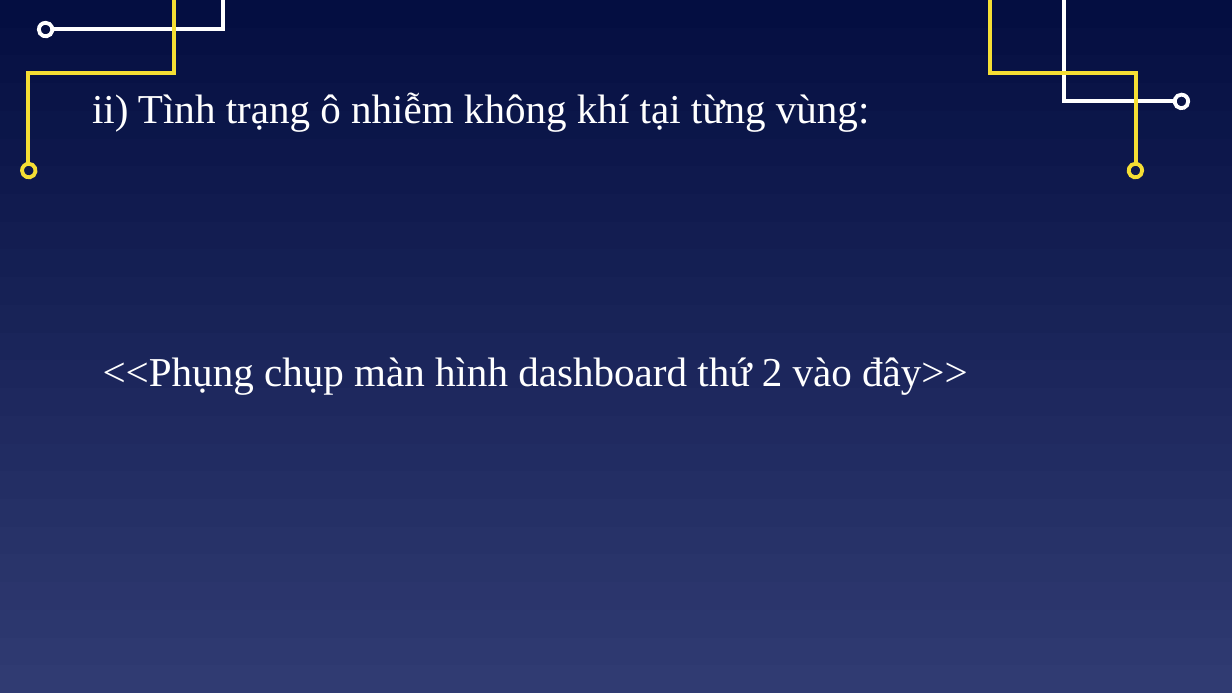
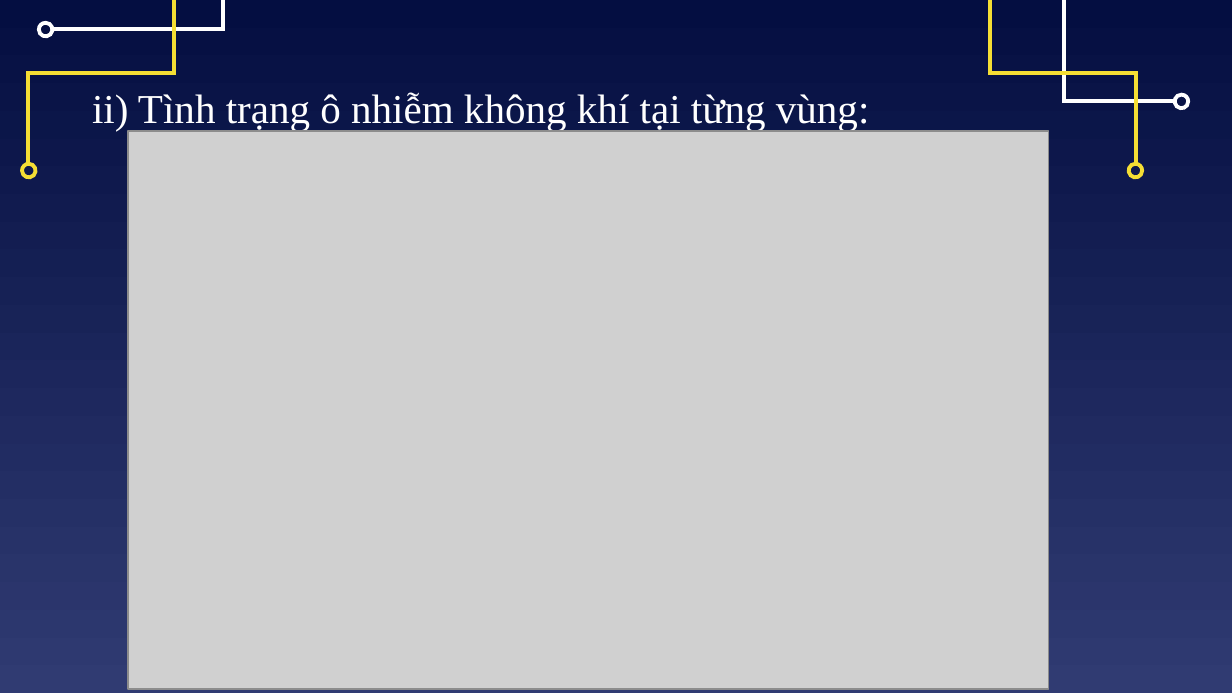
Before and after one commit to quandum/hcm_air_quality, a slide deck: slide 14 of report/[KyThuatXuLyDuLieu]Báo cáo đồ án cuối kỳ_Nhóm_11.pptx. Drawn at 1232x693 pixels with LibreOffice and Linux fonts; fonts in the diff are those of the drawing; grey boxes stand for pictures. Boxes give left, top, right and bottom in pixels: in the first picture for what was removed or moved away, otherwise in the second. Text is boxed around its words. In the diff, an @@ line names an element or a change of style, - is before the commit and + after.

```diff
--- a/report/[KyThuatXuLyDuLieu]Báo cáo đồ án cuối kỳ_Nhóm_11.pptx
+++ b/report/[KyThuatXuLyDuLieu]Báo cáo đồ án cuối kỳ_Nhóm_11.pptx
@@ picture added at (128, 131, 1048, 689) @@
@@ text removed at (103, 357, 968, 394) @@
-<<Phụng chụp màn hình dashboard thứ 2 vào đây>>
```
Also in this commit, not shown: 1 other slide changed.
